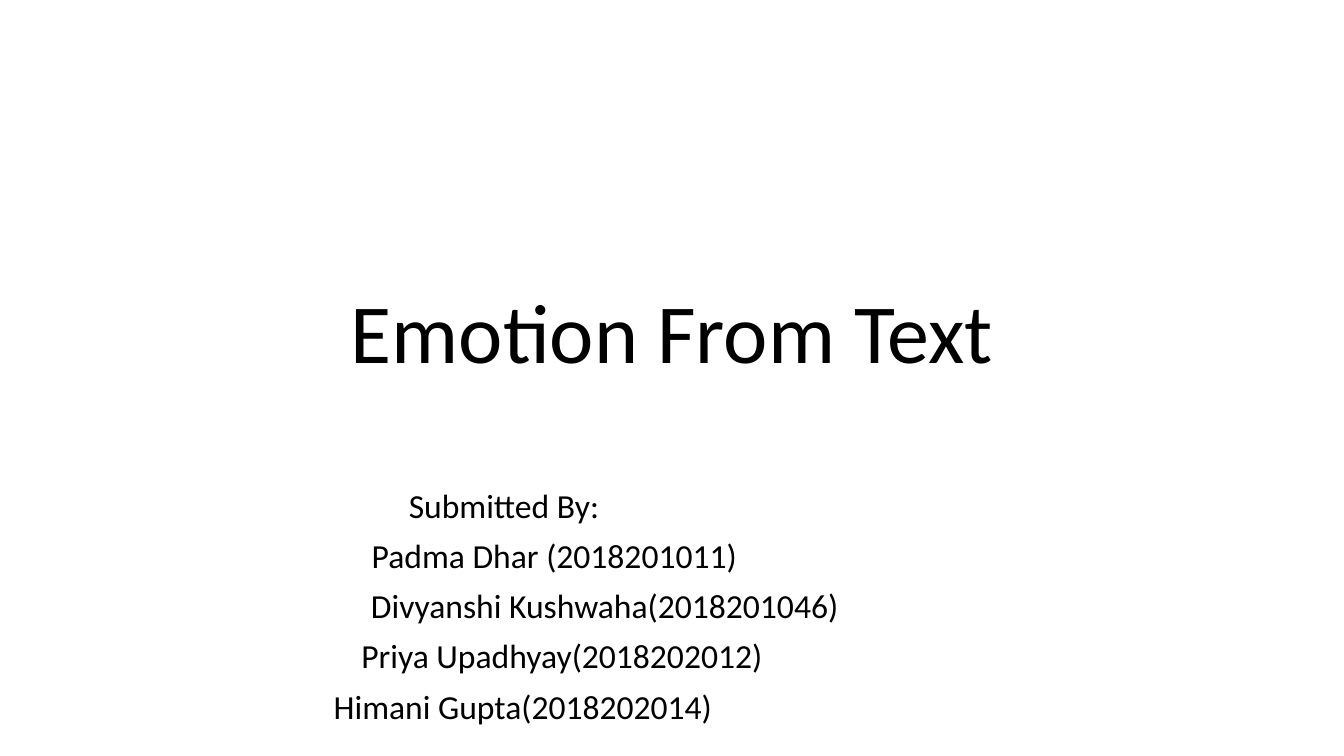
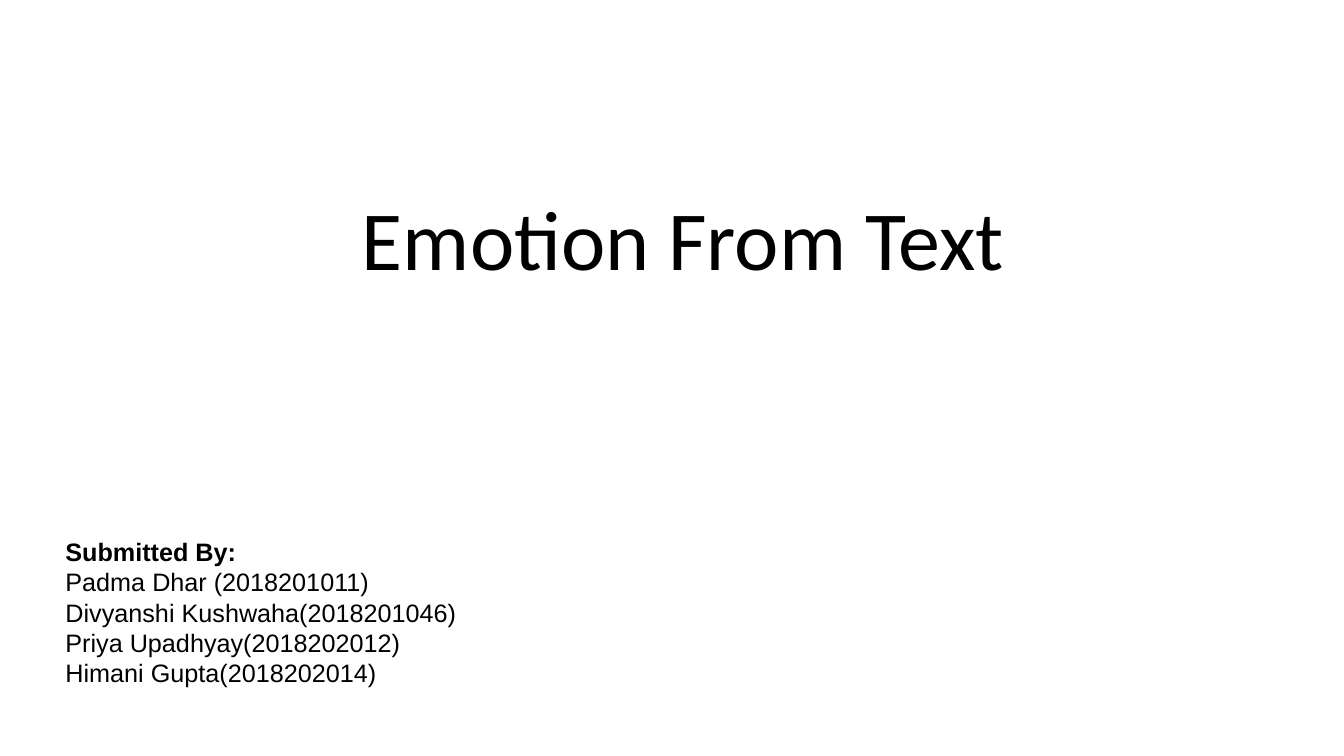
Before and after one commit to himani19/EmotionsFromText, a slide deck: slide 1 of Emotion From Text.pptx. Drawn at 1344x756 pixels with LibreOffice and Linux fonts; fonts in the diff are those of the drawing. Boxes give left, top, right and bottom in pixels: in the first picture for what was removed or moved away, otherwise in the second. Text is boxed around its words. In the diff, an @@ line names an element or a change of style, - is before the commit and + after.

Commit message:
Updated PPT

```diff
--- a/Emotion From Text.pptx
+++ b/Emotion From Text.pptx
@@ text "Emotion From Text": place and size @@
-text "Emotion From Text" at bbox=[351, 305, 993, 364]
+text "Emotion From Text" at bbox=[362, 212, 1004, 271]
@@ text "Submitted By:": place and size @@
-text "Submitted By:" at bbox=[334, 494, 838, 725]
+text "Submitted By:" at bbox=[65, 542, 457, 688]
@@ text "Submitted By:" at bbox=[65, 542, 457, 688]: size 24 to 18 pt, font Calibri to Arial; bold on in "Submitted By:"; alignment centre to left; line spacing 0.9 to 1; less space between paragraphs @@
```
Also in this commit, not shown: 1 other slide changed, 2 slides added.
